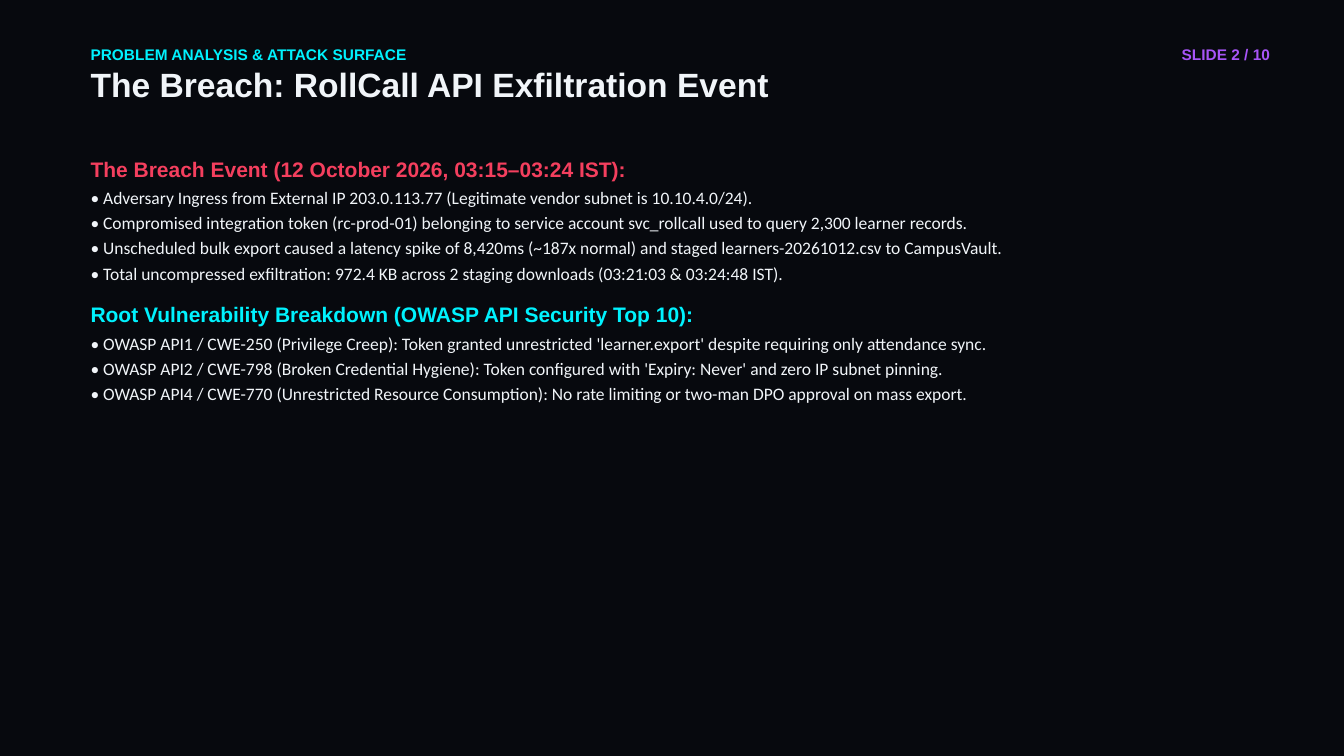
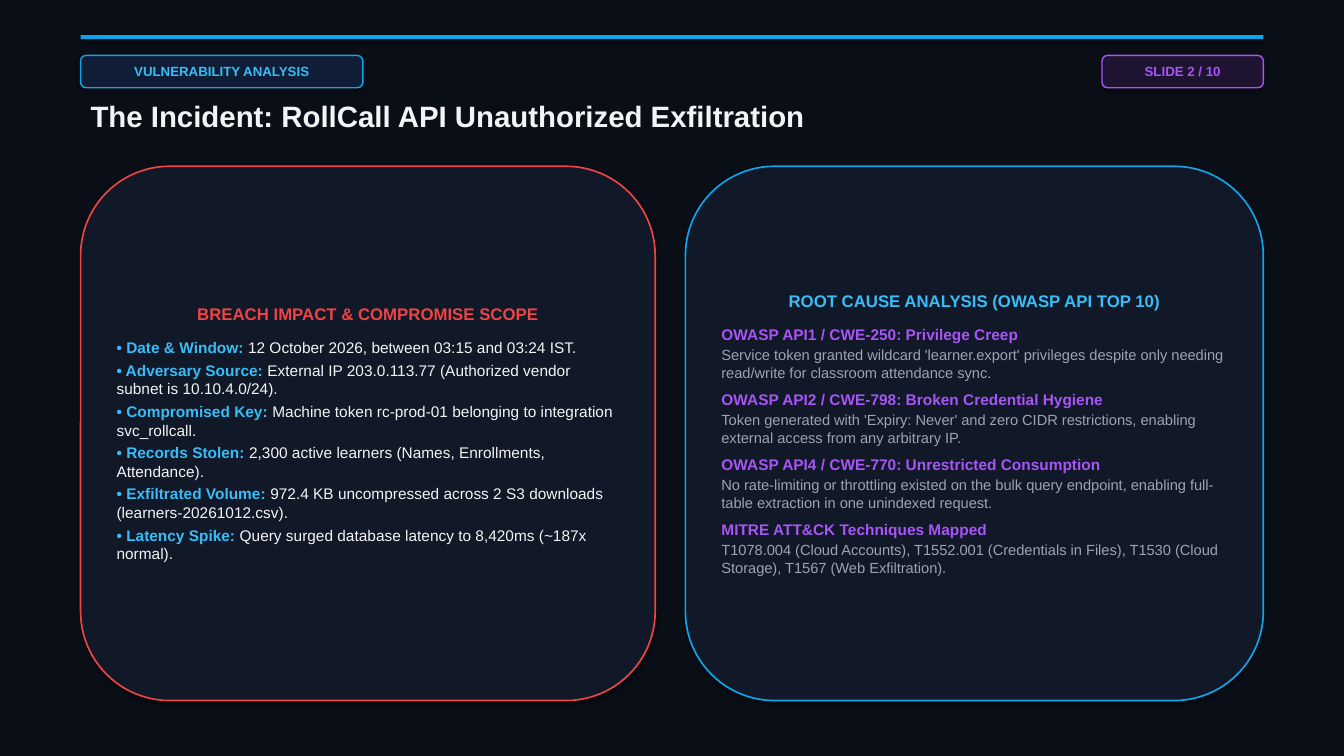
Before and after one commit to Heman-123/Northstar-Sentinel, a slide deck: slide 2 of CRIMEATHON_26_PRESENTATION_DECK.pptx. Drawn at 1344x756 pixels with LibreOffice and Linux fonts; fonts in the diff are those of the drawing. Boxes give left, top, right and bottom in pixels: in the first picture for what was removed or moved away, otherwise in the second. Text is boxed around its words. In the diff, an @@ line names an element or a change of style, - is before the commit and + after.

Commit message:
refactor: executive designer-grade 10-slide PPTX with cards, tables, and visual layout

```diff
--- a/CRIMEATHON_26_PRESENTATION_DECK.pptx
+++ b/CRIMEATHON_26_PRESENTATION_DECK.pptx
@@ background #07090E to #0A0E17 @@
@@ rectangle added at [81, 35, 1263, 39], fill #0EA5E9 @@
@@ rounded rectangle added at [81, 55, 363, 88], fill #0F1E36, outline #0EA5E9 1 pt, 9.5 pt, text #38BDF8, bold @@
+VULNERABILITY ANALYSIS
@@ rounded rectangle "SLIDE 2 / 10": place and size @@
-rounded rectangle "SLIDE 2 / 10" at [1182, 49, 1270, 60]
+rounded rectangle "SLIDE 2 / 10" at [1102, 55, 1263, 88]
@@ rounded rectangle "SLIDE 2 / 10" at [1102, 55, 1263, 88]: size 11 to 9.5 pt; alignment right to centre; vertical alignment top to middle; fill none to #1E1432; outline none to #A855F7 1 pt; shadow on @@
@@ text at [91, 105, 804, 128]: text changed; size 24 to 21 pt; text colour #F1F5F9 to #F3F4F6 @@
-PROBLEM ANALYSIS & ATTACK SURFACE
-The Breach: RollCall API Exfiltration Event
+The Incident: RollCall API Unauthorized Exfiltration
@@ rounded rectangle added at [81, 166, 655, 701], fill #111827, outline #EF4444 1.2 pt, 11 pt, text #F3F4F6 @@
+BREACH IMPACT & COMPROMISE SCOPE
+• Date & Window: 12 October 2026, between 03:15 and 03:24 IST.
+• Adversary Source: External IP 203.0.113.77 (Authorized vendor subnet is 10.10.4.0/24).
+• Compromised Key: Machine token rc-prod-01 belonging to integration svc_rollcall.
+• Records Stolen: 2,300 active learners (Names, Enrollments, Attendance).
+• Exfiltrated Volume: 972.4 KB uncompressed across 2 S3 downloads (learners-20261012.csv).
+• Latency Spike: Query surged database latency to 8,420ms (~187x normal).
@@ text removed at [91, 161, 1002, 403] @@
-The Breach Event (12 October 2026, 03:15–03:24 IST):
-• Adversary Ingress from External IP 203.0.113.77 (Legitimate vendor subnet is 10.10.4.0/24).
-• Compromised integration token (rc-prod-01) belonging to service account svc_rollcall used to query 2,300 learner records.
-• Unscheduled bulk export caused a latency spike of 8,420ms (~187x normal) and staged learners-20261012.csv to CampusVault.
-• Total uncompressed exfiltration: 972.4 KB across 2 staging downloads (03:21:03 & 03:24:48 IST).
-Root Vulnerability Breakdown (OWASP API Security Top 10):
-• OWASP API1 / CWE-250 (Privilege Creep): Token granted unrestricted 'learner.export' despite requiring only attendance sync.
-• OWASP API2 / CWE-798 (Broken Credential Hygiene): Token configured with 'Expiry: Never' and zero IP subnet pinning.
-• OWASP API4 / CWE-770 (Unrestricted Resource Consumption): No rate limiting or two-man DPO approval on mass export.
@@ rounded rectangle added at [686, 166, 1263, 701], fill #111827, outline #0EA5E9 1.2 pt, 10.5 pt, text #9CA3AF @@
+ROOT CAUSE ANALYSIS (OWASP API TOP 10)
+OWASP API1 / CWE-250: Privilege Creep
+Service token granted wildcard 'learner.export' privileges despite only needing read/write for classroom attendance sync.
+OWASP API2 / CWE-798: Broken Credential Hygiene
+Token generated with 'Expiry: Never' and zero CIDR restrictions, enabling external access from any arbitrary IP.
+OWASP API4 / CWE-770: Unrestricted Consumption
+No rate-limiting or throttling existed on the bulk query endpoint, enabling full-table extraction in one unindexed request.
+MITRE ATT&CK Techniques Mapped
+T1078.004 (Cloud Accounts), T1552.001 (Credentials in Files), T1530 (Cloud Storage), T1567 (Web Exfiltration).
```
Also in this commit, not shown: 7 other slides changed, 2 slides added, 2 slides removed, 2 other files.
